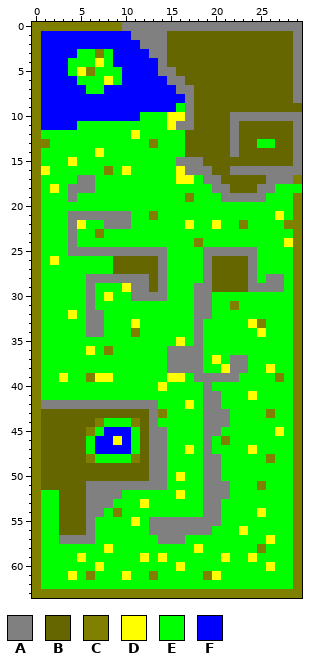
Pixel-art sprite -- res/Levels/spawn1.png. The first picture shows the starting point.
The file is 30x64 pixels.
Palette (. is transparent): A #808080  B #666600  C #7f7f00  D #ffff00  E #00ff00  F #0000ff
New version:
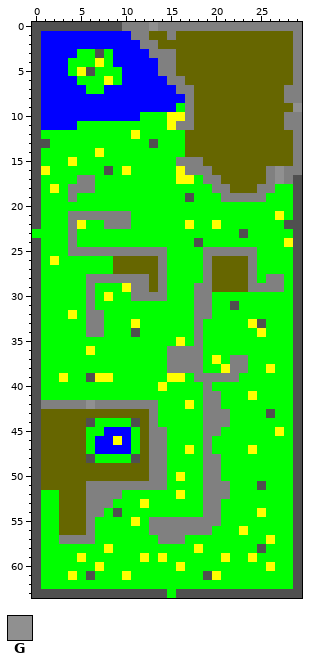
Colours new in this view: G #909090
Change:
colour C: #7f7f00 -> #505050
y 0: x 13 A -> G
y 1: x 13..15 AAB -> BBA
y 2: x 14 A -> B
y 3..4: x 15 B -> A
y 7..8: x 28 B -> A
y 9: x 29 B -> G
y 10: x 22..27 AAAAAA -> BBBBBB
y 11: x 22 A -> B; x 28 B -> A
y 12: x 22 A -> B
y 13: x 22 A -> B; x 25..26 EE -> BB
y 14: x 22 A -> B
y 16: x 22..25 AAAA -> BBBB; x 27 A -> G
y 17: x 27 A -> G
y 18: x 29 E -> C
y 21: x 13 C -> E
y 22: x 23 C -> E
y 23: x 0 C -> E; x 7 C -> E; x 23 E -> C
y 36: x 8 C -> E
y 39: x 27 C -> E
y 42: x 6 A -> G
y 43: x 14 C -> E
y 44: x 6..7 BC -> CE
y 45: x 6 C -> E
y 46: x 21 C -> E
y 48: x 26 C -> E
y 61: x 13 C -> E
y 63: x 15 C -> E
